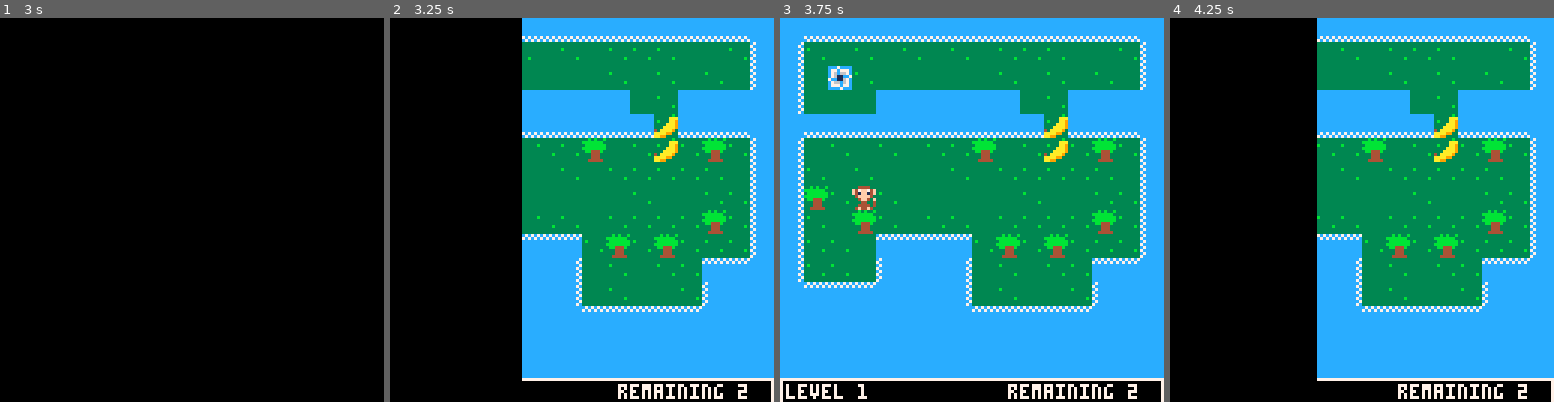
Above: before the commit, frames 1-4 (left to right).
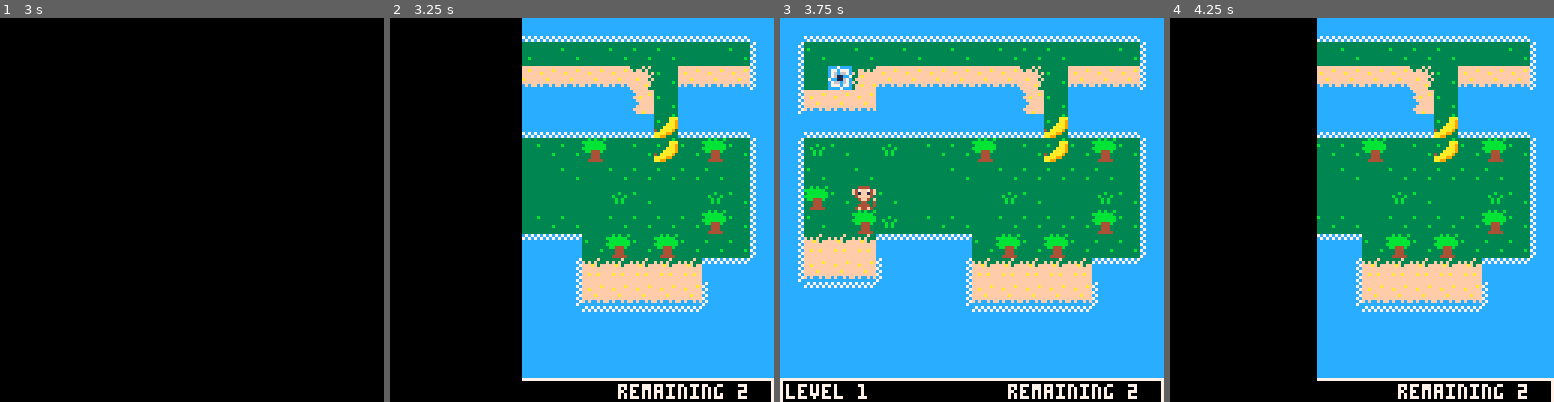
Above: after the commit, the same moments.

Repository: jlbeard84/pico8-nudge-nudge
Game: PICO-8 cartridge nudge-nudge.p8
The game is run twice, just before and just after one commit, with the same random seed, the same clock (stepped at 60 frames per second) and the same inputs.
Inputs:
- Up to frame 1 (3 s): tap X (X key) at 0.33, 1.07, 1.85, 2.97 s; hold Right 1.6-2.1 s; hold Up 2.15-2.42 s; hold Right from 2.47 s (still down)
- Up to frame 2 (3.25 s): release Right at 3.03 s; hold Left from 3.08 s (still down)
- Up to frame 3 (3.75 s): release Left at 3.58 s; hold Down from 3.63 s (still down)
- Up to frame 4 (4.25 s): release Down at 3.97 s; hold Right from 4.02 s (still down); tap X (X key) at 4.08 s

Frame 1 is identical in both runs. In frame 2, 7.2% of the frame differs, in the area x 34-94%, y 12-75%; in frame 3, 12%, in the area x 6-94%, y 12-75%; in frame 4, 7.0%.

Commit message:
A little more polish

Diff:
--- a/nudge-nudge.p8
+++ b/nudge-nudge.p8
@@ -356,14 +356,14 @@
 0070070000044004c7c66c7cc76c66ccc766c67c40aaaa90cccccc7c333333b3400440004004400000044004cccccccc7ccccccccccccccccccccccc33333333
 0000000000444404cc7777ccc7c77777c777c77caaaa9900ccccccc733333333404444004044440000444404ccccccccc7cccccc7c7c7c7ccccccccc33333333
 0000000004f44f407cccccc7c7cccccccccc7cccaa990000cccccc7c3333333304f44f4004444f4004f44440cccccccc7cccccccc7c7c7c7cccccccc33333333
-33b3b33b000000000000000000000000000000000000000000000000000000000000000000000000000000000000000000000000000000000000000000000000
-bbbbbbb3000000000000000000000000000000000000000000000000000000000000000000000000000000000000000000000000000000000000000000000000
-3bbbbbbb000000000000000000000000000000000000000000000000000000000000000000000000000000000000000000000000000000000000000000000000
-bbbbbbbb000000000000000000000000000000000000000000000000000000000000000000000000000000000000000000000000000000000000000000000000
-3bb444b3000000000000000000000000000000000000000000000000000000000000000000000000000000000000000000000000000000000000000000000000
-33344433000000000000000000000000000000000000000000000000000000000000000000000000000000000000000000000000000000000000000000000000
-33344433000000000000000000000000000000000000000000000000000000000000000000000000000000000000000000000000000000000000000000000000
-33444443000000000000000000000000000000000000000000000000000000000000000000000000000000000000000000000000000000000000000000000000
+33b3b33bfffffffffffffff333333f333ffffffffffffffffffffffccccccccccfffffffffffffff333333333333f3f333333333ffbfbffbfffffff33fffffff
+bbbbbbb3fffffaffffffff33f3f3f33333ffffffffffffafffffffcccfcccfccccffffafffffffaf33333333f3ff3f3333ff3f3fbbbbbbbfffffaf33f3ffffff
+3bbbbbbbfafffffffffafff3fffaf3ff333fffafffaffffffafffffcfffcffffcffaffffffafffff3333b333ffffff3ff3fffffffbbbbbbbfffffff3333fffff
+bbbbbbbbfffffffffffff333ffffffff33fffffffffffffffffffcccffffafffccffffffffffffff33b333b3fffffff333faffffbbbbbbbbffafff3333ffffff
+3bb444b3affffaffffffff33ffffffff3fffffffffffafffffffffccffffffffcccfffffffffafff333b3b33ffafff3f3ffffffffbb444bfffffffff3fffffff
+33344433ffffffffffaffff3ffaffaff33ffffffffffffffffaffffcffaffaffccffffffffffffff333b3b33fffffff3f3fffffffff444ffffff3f3333ffffff
+33344433ffaffffaffffff33ffffffff33fffafff3f33f3fffffffccffffffffcffffffffcfccfcf33333333fffffaf33ffafffafff444fff3ff3ff3333f3f3f
+33444443fffffffffffffff3ffffffff3fffffff3f333333fffffffcffffffffccffafffcccccccc33333333ffffff333fffffffff44444f33333333f33333f3
 
 
 
@@ -495,27 +495,28 @@
 
 
 __gff__
-0008040404020100080808010101010001000000000000000000000000000000000000000000000000000000000000000000000000000000000000000000000000000000000000000000000000000000000000000000000000000000000000000000000000000000000000000000000000000000000000000000000000000000
+0008040404020100080808010101010001000000000000000000000000010000000000000000000000000000000000000000000000000000000000000000000000000000000000000000000000000000000000000000000000000000000000000000000000000000000000000000000000000000000000000000000000000000
 0000000000000000000000000000000000000000000000000000000000000000000000000000000000000000000000000000000000000000000000000000000000000000000000000000000000000000000000000000000000000000000000000000000000000000000000000000000000000000000000000000000000000000
 __map__
 0e0d0d0d0d0d0d0d0d0d0d0d0d0d0d0e0e0e0e0e0e0e0e0e0e0e0e0e0d0d0d0e000000000000000000000000000000000000000000000000000000000000000000000000000000000000000000000000000000000000000000000000000000000000000000000000000000000000000000000000000000000000000000000000
-06070f070f070f070f0707070f0f070c0e0e0e0e0e0e0e0d0d0d0d0e0707070c000000000000000000000000000000000000000000000000000000000000000000000000000000000000000000000000000000000000000000000000000000000000000000000000000000000000000000000000000000000000000000000000
-060f02070f0f0f0f0f070f070f070f0c0e0e0e0e0e0e06070f02010c0710070c000000000000000000000000000000000000000000000000000000000000000000000000000000000000000000000000000000000000000000000000000000000000000000000000000000000000000000000000000000000000000000000000
-060f0f0f0e0e0e0e0e0e0f070e0e0e0e0e0e0e0e0e0e060705050f0c0707070c000000000000000000000000000000000000000000000000000000000000000000000000000000000000000000000000000000000000000000000000000000000000000000000000000000000000000000000000000000000000000000000000
-0e0d0d0d0d0d0d0d0d0d0d050d0d0d0e0e0e0e0e0e0e0e0b070b0b0e0707070c000000000000000000000000000000000000000000000000000000000000000000000000000000000000000000000000000000000000000000000000000000000000000000000000000000000000000000000000000000000000000000000000
-060f070f070f0707100f07050710070c0e0e0e0e0e0e0e0e070e07070707100c000000000000000000000000000000000000000000000000000000000000000000000000000000000000000000000000000000000000000000000000000000000000000000000000000000000000000000000000000000000000000000000000
-06070f010f0f0f070f07070707070f0c0e0e0e0e0e0e0e0e070e07071007070c000000000000000000000000000000000000000000000000000000000000000000000000000000000000000000000000000000000000000000000000000000000000000000000000000000000000000000000000000000000000000000000000
-0610070f070f0f0f0f0f070f0f07070c0e0e0e0e0e0d0d0d0f0e07070707070c000000000000000000000000000000000000000000000000000000000000000000000000000000000000000000000000000000000000000000000000000000000000000000000000000000000000000000000000000000000000000000000000
-06070f10070f07070f0707070710070c0e0e0e0e0607070f070e0e100707070c000000000000000000000000000000000000000000000000000000000000000000000000000000000000000000000000000000000000000000000000000000000000000000000000000000000000000000000000000000000000000000000000
-0607070f0b0b0b0b071007100707070c0e0d0d0d0607100707070e070710070c000000000000000000000000000000000000000000000000000000000000000000000000000000000000000000000000000000000000000000000000000000000000000000000000000000000000000000000000000000000000000000000000
-0607070f0c0e0e060f070f07070b0b0e06070f07060f070f100f0e071007070c000000000000000000000000000000000000000000000000000000000000000000000000000000000000000000000000000000000000000000000000000000000000000000000000000000000000000000000000000000000000000000000000
-0e0b0b0b0e0e0e060f070f0f070c0e0e060707070e0e0e0f07070e070707070c000000000000000000000000000000000000000000000000000000000000000000000000000000000000000000000000000000000000000000000000000000000000000000000000000000000000000000000000000000000000000000000000
-0e0e0e0e0e0e0e0e0b0b0b0b0b0e0e0e0607070f07070e0e0e0e0e070710070c000000000000000000000000000000000000000000000000000000000000000000000000000000000000000000000000000000000000000000000000000000000000000000000000000000000000000000000000000000000000000000000000
-0e0e0e0e0e0e0e0e0e0e0e0e0e0e0e0e0607070707070707100707070707070c000000000000000000000000000000000000000000000000000000000000000000000000000000000000000000000000000000000000000000000000000000000000000000000000000000000000000000000000000000000000000000000000
-0e0e0e0e0e0e0e0e0e0e0e0e0e0e0e0e0e0b0b0b0b0b0b0b0b0b0b0b0b0b0b0e000000000000000000000000000000000000000000000000000000000000000000000000000000000000000000000000000000000000000000000000000000000000000000000000000000000000000000000000000000000000000000000000
-…(6 lines of a section not shown)…
+06070f070f070f070f0707070f0f070c0e0e0e0e0e0e0e0d0d0d0d0e0f0f070c000000000000000000000000000000000000000000000000000000000000000000000000000000000000000000000000000000000000000000000000000000000000000000000000000000000000000000000000000000000000000000000000
+060f021c1919191919191b071919190c0e0e0e0e0e0e06070f02010c0710070c000000000000000000000000000000000000000000000000000000000000000000000000000000000000000000000000000000000000000000000000000000000000000000000000000000000000000000000000000000000000000000000000
+061919190e0e0e0e0e0e18070e0e0e0e0e0e0e0e0e0e060705050f0c0f0f0f0c000000000000000000000000000000000000000000000000000000000000000000000000000000000000000000000000000000000000000000000000000000000000000000000000000000000000000000000000000000000000000000000000
+0e0d0d0d0d0d0d0d0d0d0d050d0d0d0e0e0e0e0e0e0e0e0b130b0b0e1a07070c000000000000000000000000000000000000000000000000000000000000000000000000000000000000000000000000000000000000000000000000000000000000000000000000000000000000000000000000000000000000000000000000
+061a070f1a0f0707100f07050710070c0e0e0e0e0e0e0e0e110e071a0707100c000000000000000000000000000000000000000000000000000000000000000000000000000000000000000000000000000000000000000000000000000000000000000000000000000000000000000000000000000000000000000000000000
+06070f010f0f0f070f07070707070f0c0e0e0e0e0e0e0e0e110e071c1d1b070c000000000000000000000000000000000000000000000000000000000000000000000000000000000000000000000000000000000000000000000000000000000000000000000000000000000000000000000000000000000000000000000000
+0610070f070f0f0f0f1a070f0f1a070c0e0e0e0e0e0d0d0d110e1a111111160e000000000000000000000000000000000000000000000000000000000000000000000000000000000000000000000000000000000000000000000000000000000000000000000000000000000000000000000000000000000000000000000000
+06070f101a0f07070f0707070710070c0e0e0e0e0607070f1f0e0e1d1111160e000000000000000000000000000000000000000000000000000000000000000000000000000000000000000000000000000000000000000000000000000000000000000000000000000000000000000000000000000000000000000000000000
+061313130b0b0b0b071007100707070c0e0d0d0d0607100707070e181111160e000000000000000000000000000000000000000000000000000000000000000000000000000000000000000000000000000000000000000000000000000000000000000000000000000000000000000000000000000000000000000000000000
+061919190c0e0e0613131313130b0b0e06070f14060f070f100f0e181111160e000000000000000000000000000000000000000000000000000000000000000000000000000000000000000000000000000000000000000000000000000000000000000000000000000000000000000000000000000000000000000000000000
+0e0b0b0b0e0e0e0619191919190c0e0e060707140e0e0e0f07070e181111160e000000000000000000000000000000000000000000000000000000000000000000000000000000000000000000000000000000000000000000000000000000000000000000000000000000000000000000000000000000000000000000000000
+0e0e0e0e0e0e0e0e0b0b0b0b0b0e0e0e0607071f15170e0b0b0b0e181111160e000000000000000000000000000000000000000000000000000000000000000000000000000000000000000000000000000000000000000000000000000000000000000000000000000000000000000000000000000000000000000000000000
+0e0e0e0e0e0e0e0e0e0e0e0e0e0e0e0e06070707071f17171d1717191919160e000000000000000000000000000000000000000000000000000000000000000000000000000000000000000000000000000000000000000000000000000000000000000000000000000000000000000000000000000000000000000000000000
+0e0e0e0e0e0e0e0e0e0e0e0e0e0e0e0e0e0b0b0b0b0b0e0e0e0e0e0e0e0e0e0e000000000000000000000000000000000000000000000000000000000000000000000000000000000000000000000000000000000000000000000000000000000000000000000000000000000000000000000000000000000000000000000000
+000000000000000000000000000000000000000000000e000000000000000000000000000000000000000000000000000000000000000000000000000000000000000000000000000000000000000000000000000000000000000000000000000000000000000000000000000000000000000000000000000000000000000000
+…(6 lines of a section not shown)…
Not shown, changed: the thumbnail (__label__) section of nudge-nudge.p8
Not shown, changed: nudge-nudge.p8.png
